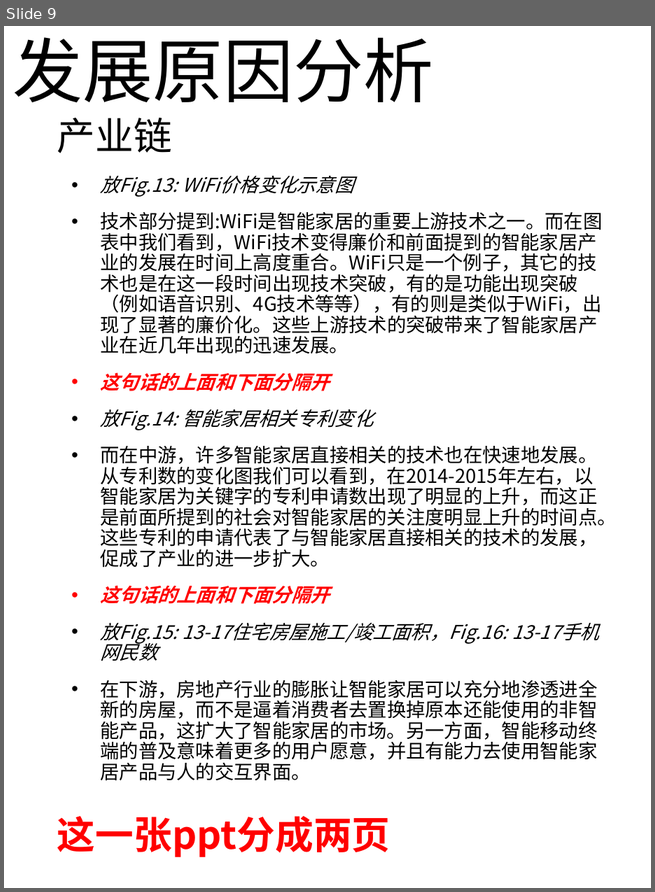
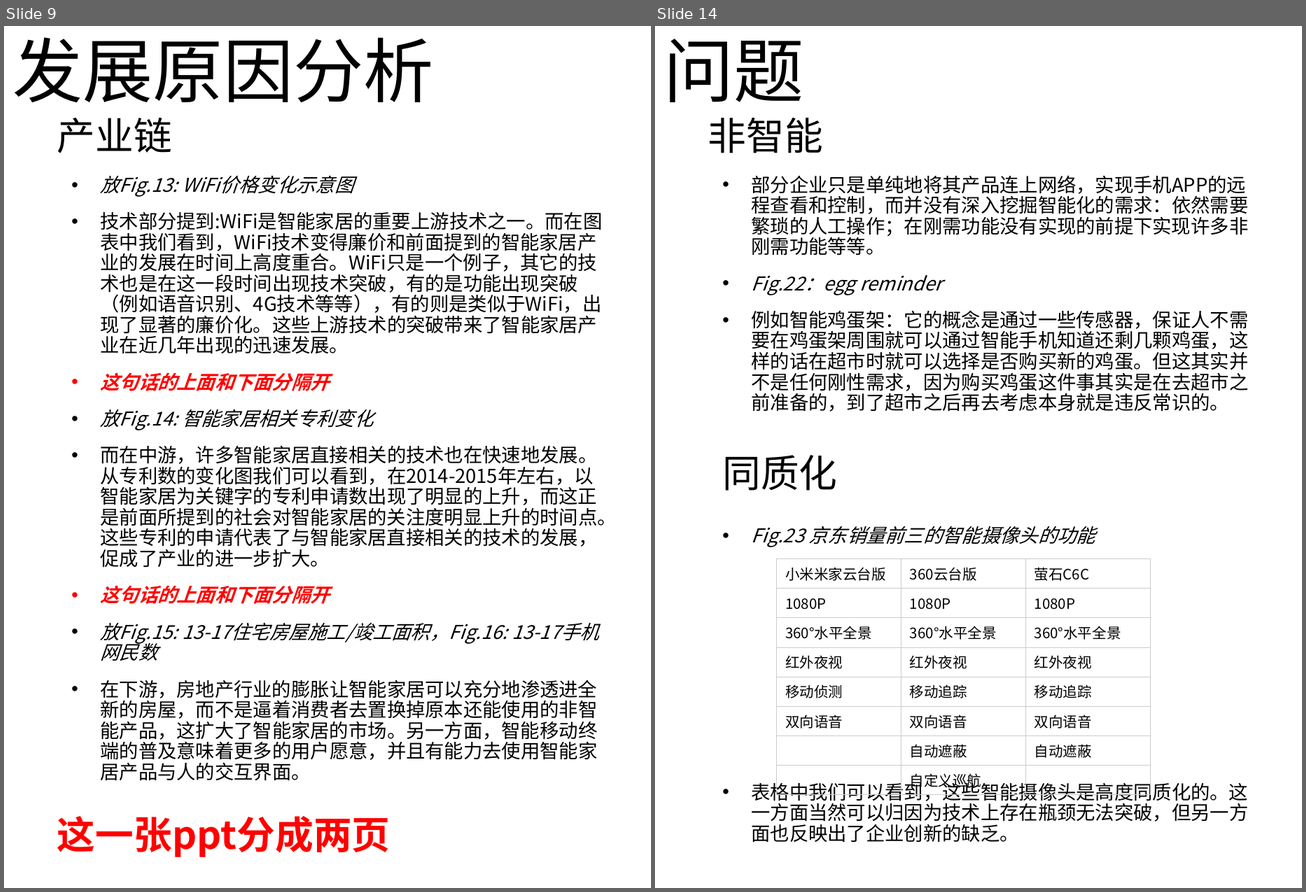
Before and after one commit to RLi43/Industry-Frontier, a slide deck: 市场/排版.pptx. Shown side by side, each under a label of ours: slide 9 before the commit, slides 9 and 14 after it; the slides between them are not shown. The pictures are 655x892 and 1306x892 pixels, drawn with LibreOffice and Linux fonts; fonts in the diff are those of the drawing. Boxes give left, top, right and bottom in pixels: in the first picture for what was removed or moved away, otherwise in the second. Text is boxed around its words. In the diff, an @@ line names an element or a change of style, - is before the commit and + after.

Commit message:
问题部分还剩最后一个，后面的感觉都需要整理了。.md文件中有新问题，标识为加粗双斜线了

```diff
--- a/市场/排版.pptx
+++ b/市场/排版.pptx
@@ slide 14 added at (x1=655, y1=26, x2=1302, y2=888), background #FFFFFF @@
@@ title added at (x1=663, y1=39, x2=804, y2=102), 58.7 pt, text #000000 @@
+问题
@@ text added at (x1=708, y1=118, x2=823, y2=153), 32 pt, text #000000 @@
+非智能
@@ text added at (x1=751, y1=176, x2=1248, y2=412), 16 pt, text #000000 @@
+• 部分企业只是单纯地将其产品连上网络，实现手机APP的远程查看和控制，而并没有深入挖掘智能化的需求：依然需要繁琐的人工操作；在刚需功能没有实现的前提下实现许多非刚需功能等等。
+• Fig.22：egg reminder
+• 例如智能鸡蛋架：它的概念是通过一些传感器，保证人不需要在鸡蛋架周围就可以通过智能手机知道还剩几颗鸡蛋，这样的话在超市时就可以选择是否购买新的鸡蛋。但这其实并不是任何刚性需求，因为购买鸡蛋这件事其实是在去超市之前准备的，到了超市之后再去考虑本身就是违反常识的。
@@ text added at (x1=722, y1=455, x2=837, y2=491), 32 pt, text #000000 @@
+同质化
@@ text added at (x1=751, y1=526, x2=1248, y2=843), 16 pt, text #000000 @@
+• Fig.23 京东销量前三的智能摄像头的功能
+• 表格中我们可以看到，这些智能摄像头是高度同质化的。这一方面当然可以归因为技术上存在瓶颈无法突破，但另一方面也反映出了企业创新的缺乏。
@@ table added at (x1=777, y1=559, x2=1149, y2=793), 8 rows, 3 columns @@
+小米米家云台版 | 360云台版 | 萤石C6C
+1080P | 1080P | 1080P
+360°水平全景 | 360°水平全景 | 360°水平全景
+红外夜视 | 红外夜视 | 红外夜视
+移动侦测 | 移动追踪 | 移动追踪
+双向语音 | 双向语音 | 双向语音
+ | 自动遮蔽 | 自动遮蔽
+ | 自定义巡航 | 
```
Also in this commit, not shown: 4 slides changed, 3 other slides added, 1 other file.
